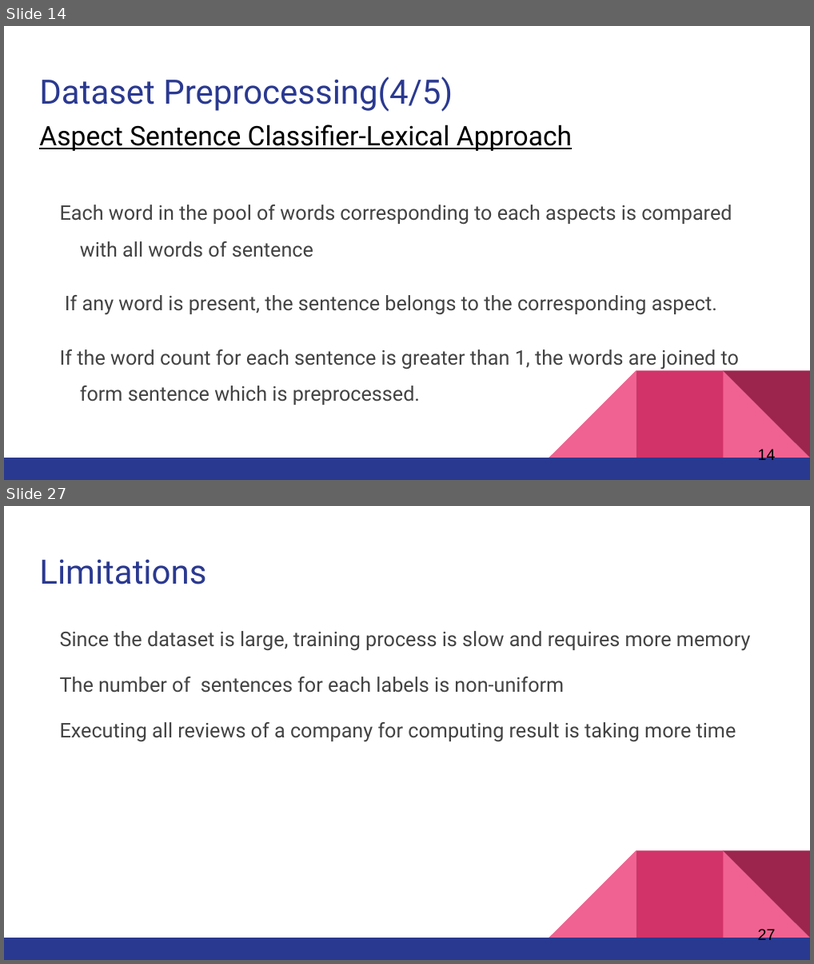
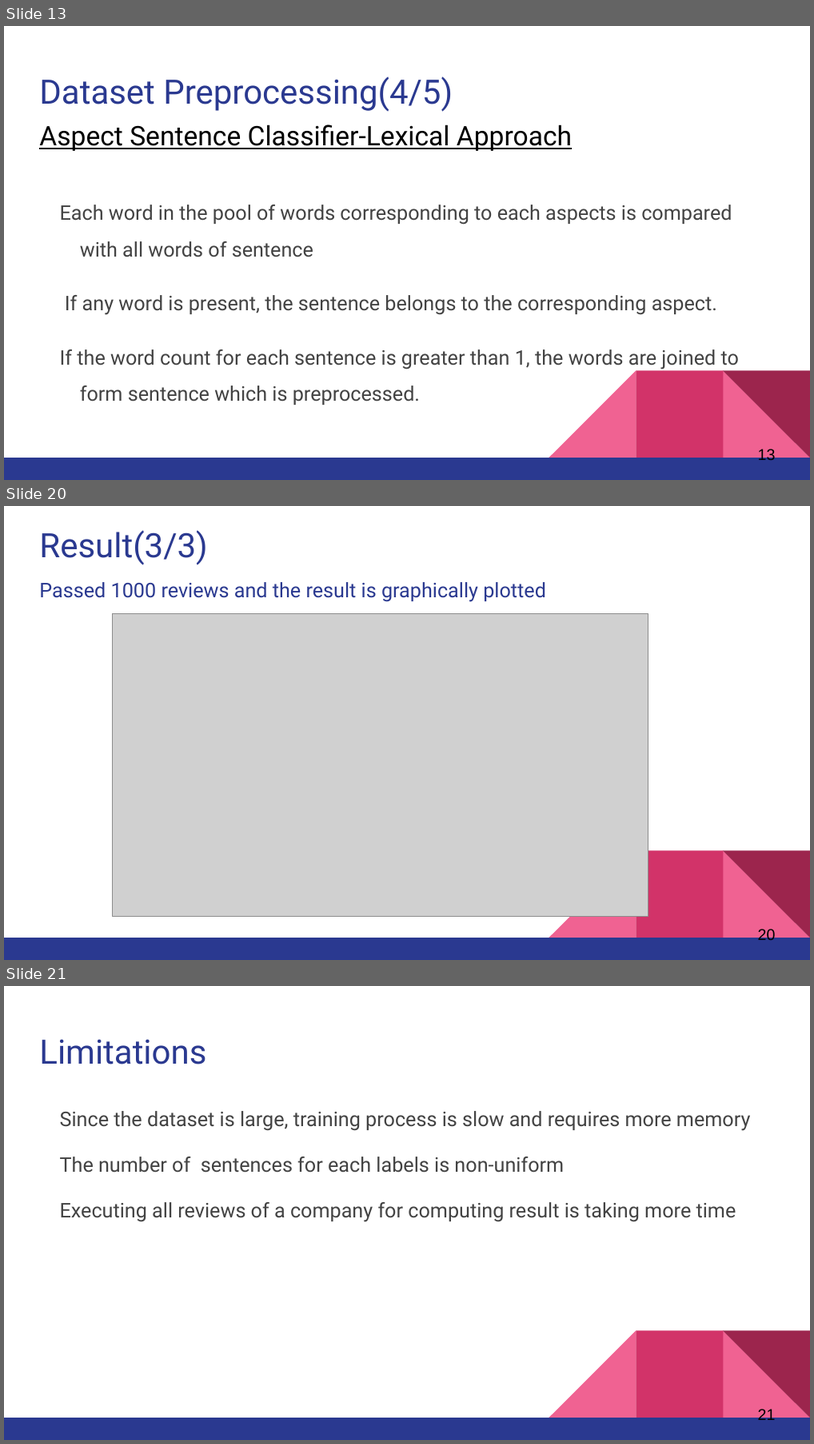
Before and after one commit to pranavshenoy/job_analysis, a slide deck: Presentation/final_presentation.pptx. Shown one above the other, each under a label of ours: slides 14 and 27 before the commit, slides 13, 20 and 21 after it; the slides between them are not shown. The pictures are 814x964 and 814x1444 pixels, drawn with LibreOffice and Linux fonts; fonts in the diff are those of the drawing; grey boxes stand for pictures. Boxes give left, top, right and bottom in pixels: in the first picture for what was removed or moved away, otherwise in the second. Text is boxed around its words. In the diff, an @@ line names an element or a change of style, - is before the commit and + after.

```diff
--- a/Presentation/final_presentation.pptx
+++ b/Presentation/final_presentation.pptx
@@ slide 20 added at [4,506,810,960], background #FFFFFF; not listed: 5 template elements that a slide beside it also shows @@
@@ title added at [39,530,207,565], 30 pt, text #2A3990 @@
+Result(3/3)
@@ title added at [39,582,546,602], 18 pt, text #2A3990 @@
+Passed 1000 reviews and the result is graphically plotted
@@ picture added at [112,614,648,916] @@
@@ page number added at [758,927,776,943], 14 pt, text #000000 @@
+20
@@ what was slide 14 is now slide 13 @@
@@ page number at [758,447,776,463]: text changed @@
-14
+13
@@ what was slide 27 is now slide 21 @@
@@ page number at [758,1407,776,1423]: text changed @@
-27
+21
```
Also in this commit, not shown: 12 slides changed, 6 other slides added, 8 slides removed, 26 other files.
